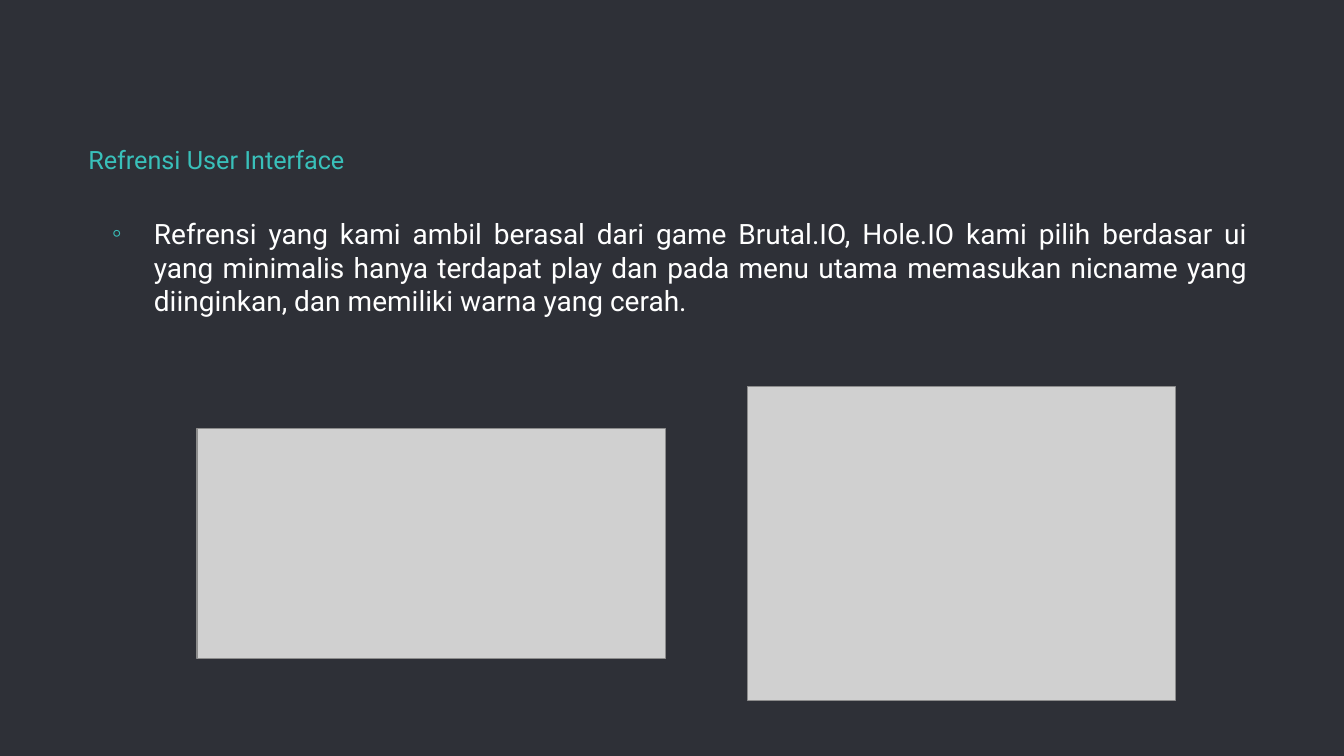
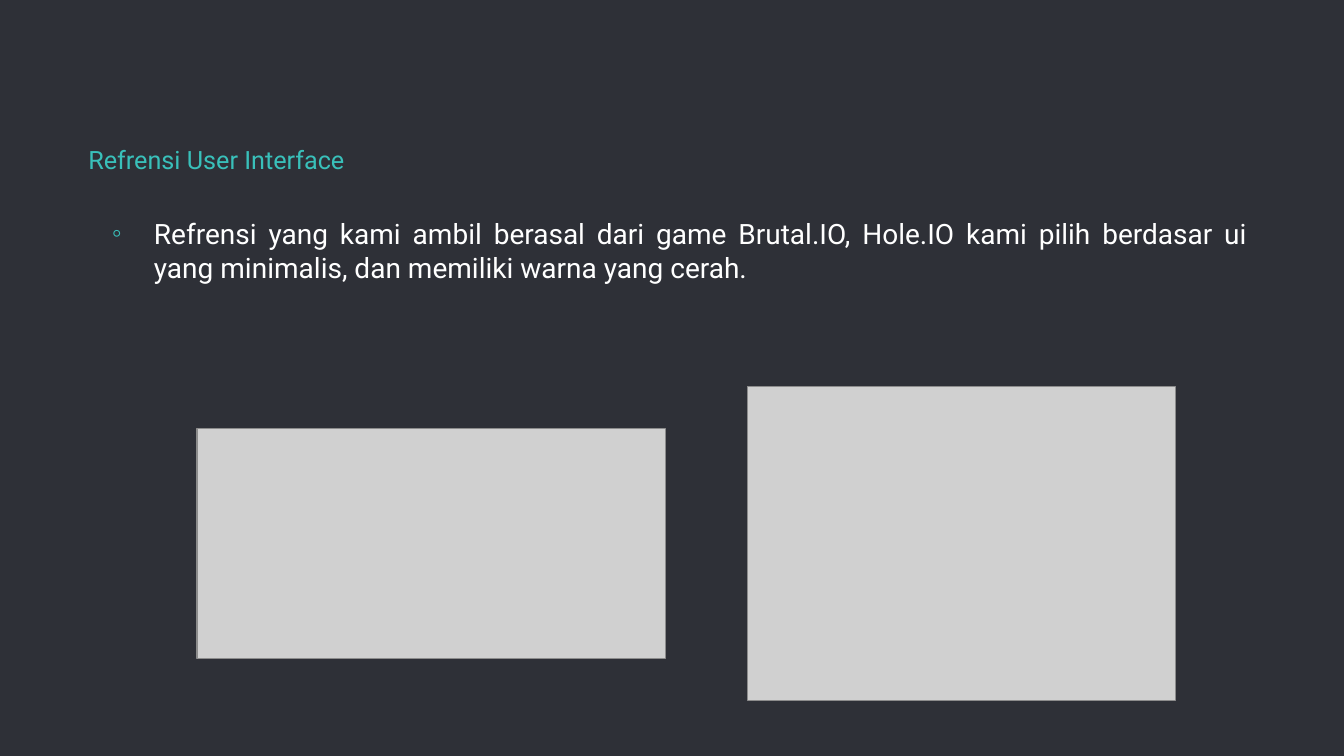
Before and after one commit to ctoffel9/KetupatWars, a slide deck: slide 6 of File Share/Kelompok 1.pptx. Drawn at 1344x756 pixels with LibreOffice and Linux fonts; fonts in the diff are those of the drawing; grey boxes stand for pictures. Boxes give left, top, right and bottom in pixels: in the first picture for what was removed or moved away, otherwise in the second. Text is boxed around its words. In the diff, an @@ line names an element or a change of style, - is before the commit and + after.

```diff
--- a/File Share/Kelompok 1.pptx
+++ b/File Share/Kelompok 1.pptx
@@ text at (154, 222, 1246, 284): text changed @@
-◦ Refrensi yang kami ambil berasal dari game Brutal.IO, Hole.IO kami pilih berdasar ui yang minimalis hanya terdapat play dan pada menu utama memasukan nicname yang diinginkan, dan memiliki warna yang cerah.
+◦ Refrensi yang kami ambil berasal dari game Brutal.IO, Hole.IO kami pilih berdasar ui yang minimalis, dan memiliki warna yang cerah.
```
Also in this commit, not shown: 3 other slides changed.
